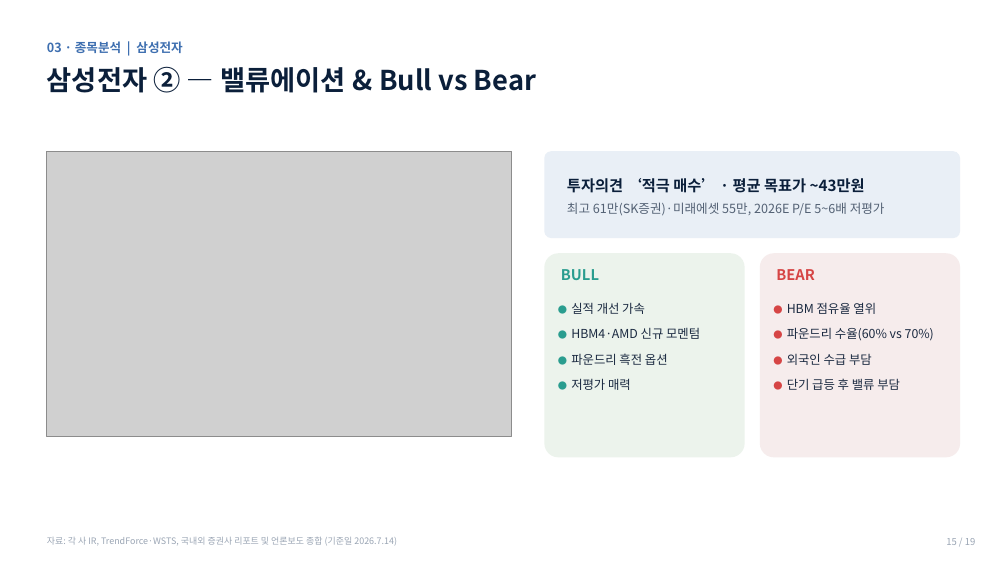
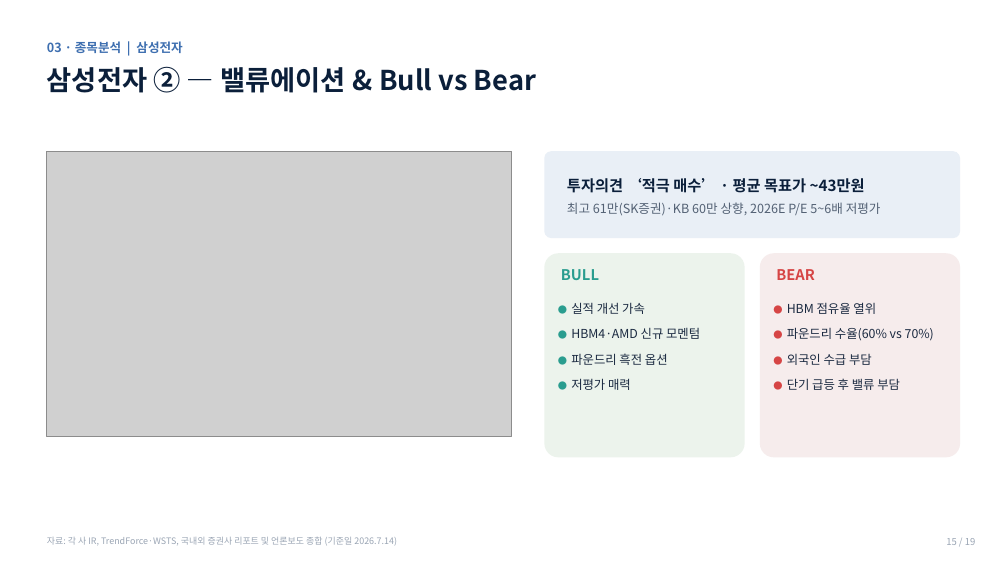
Before and after one commit to hanaroline/work_1, a slide deck: slide 15 of 반도체_고객세미나_2026.7.14.pptx. Drawn at 1008x567 pixels with LibreOffice and Linux fonts; fonts in the diff are those of the drawing; grey boxes stand for pictures. Boxes give left, top, right and bottom in pixels: in the first picture for what was removed or moved away, otherwise in the second. Text is boxed around its words. In the diff, an @@ line names an element or a change of style, - is before the commit and + after.

```diff
--- a/반도체_고객세미나_2026.7.14.pptx
+++ b/반도체_고객세미나_2026.7.14.pptx
@@ text at (567, 202, 881, 215): text changed @@
-최고 61만(SK증권)·미래에셋 55만, 2026E P/E 5~6배 저평가
+최고 61만(SK증권)·KB 60만 상향, 2026E P/E 5~6배 저평가
```
Also in this commit, not shown: 4 other slides changed.
